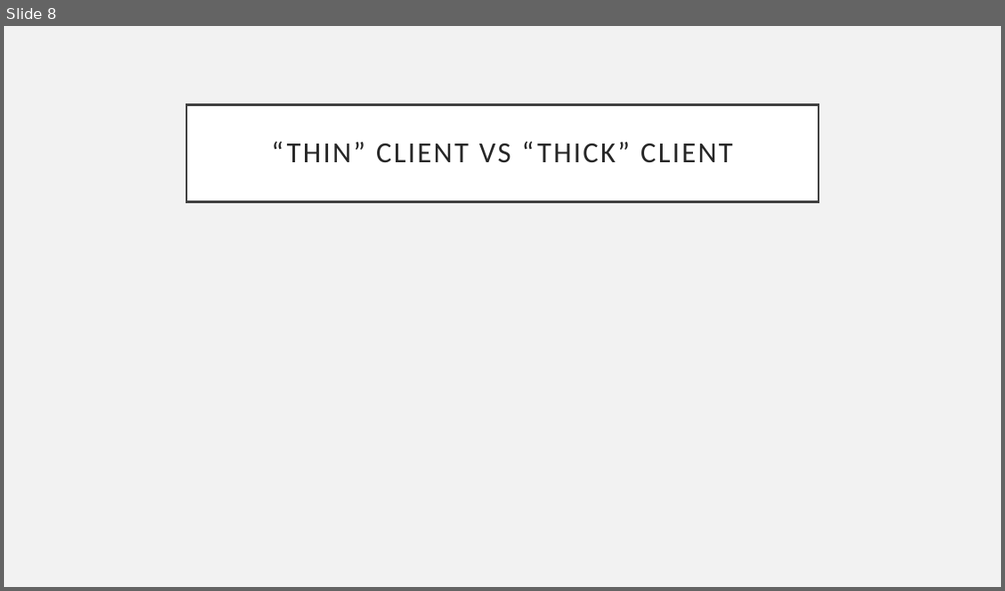
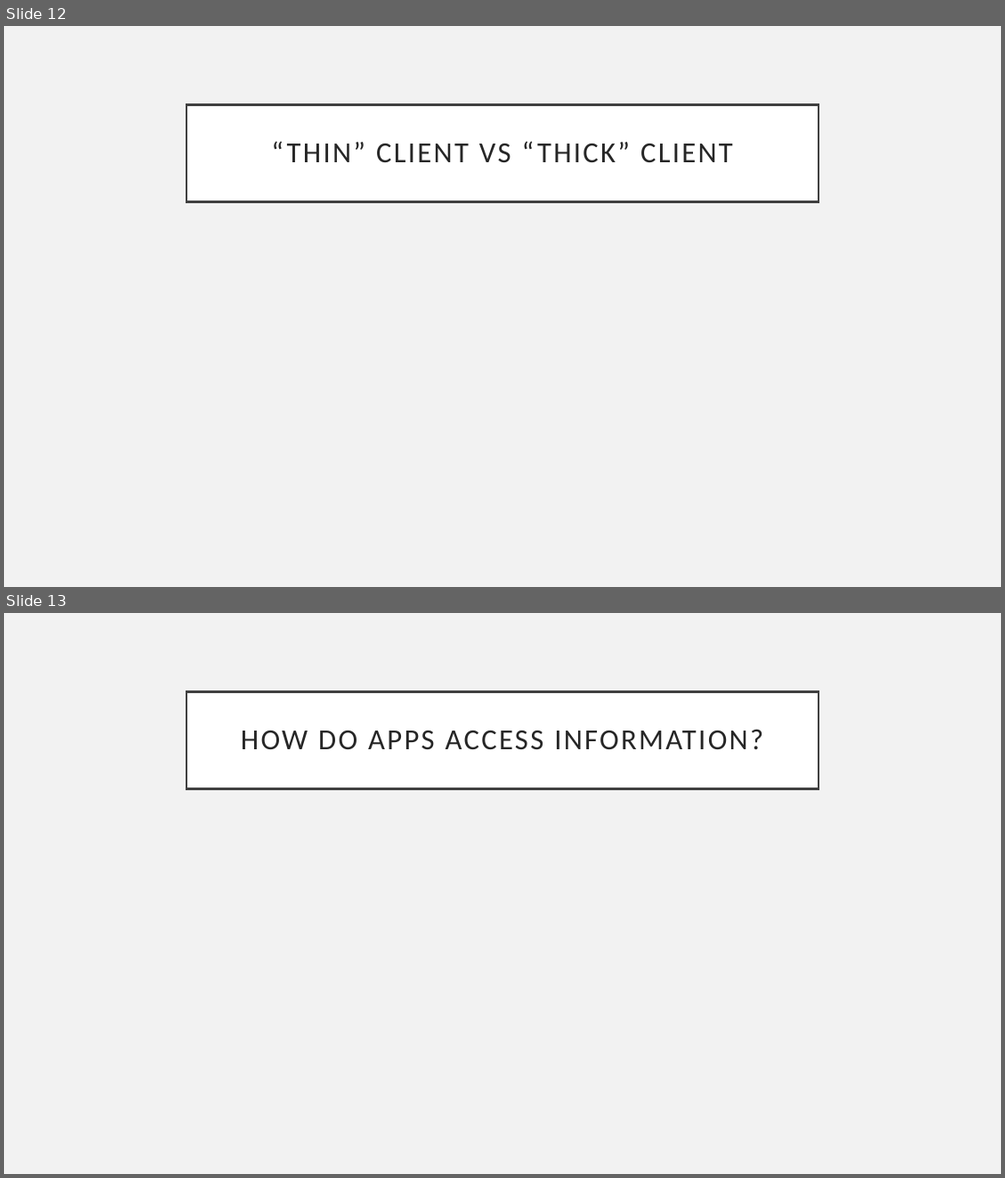
Before and after one commit to hexa-decim8/ISBPM, a slide deck: Class_Materials/Week_1/Day_3/ISBPM w1d3.pptx. Shown one above the other, each under a label of ours: slide 8 before the commit, slides 12 and 13 after it. The pictures are 1005x591 and 1005x1178 pixels, drawn with LibreOffice and Linux fonts; fonts in the diff are those of the drawing. Boxes give left, top, right and bottom in pixels: in the first picture for what was removed or moved away, otherwise in the second. Text is boxed around its words. In the diff, an @@ line names an element or a change of style, - is before the commit and + after.

```diff
--- a/Class_Materials/Week_1/Day_3/ISBPM w1d3.pptx
+++ b/Class_Materials/Week_1/Day_3/ISBPM w1d3.pptx
@@ slide 13 added at (x1=4, y1=613, x2=1001, y2=1174), background #F2F2F2 @@
@@ title added at (x1=186, y1=691, x2=818, y2=788), fill #FFFFFF, outline #404040 2.5 pt, 28 pt, text #262626 @@
+HOW DO APPS ACCESS INFORMATION?
@@ what was slide 8 is now slide 12 @@
```
Also in this commit, not shown: 1 slide changed, 9 other slides added, 9 other files.
